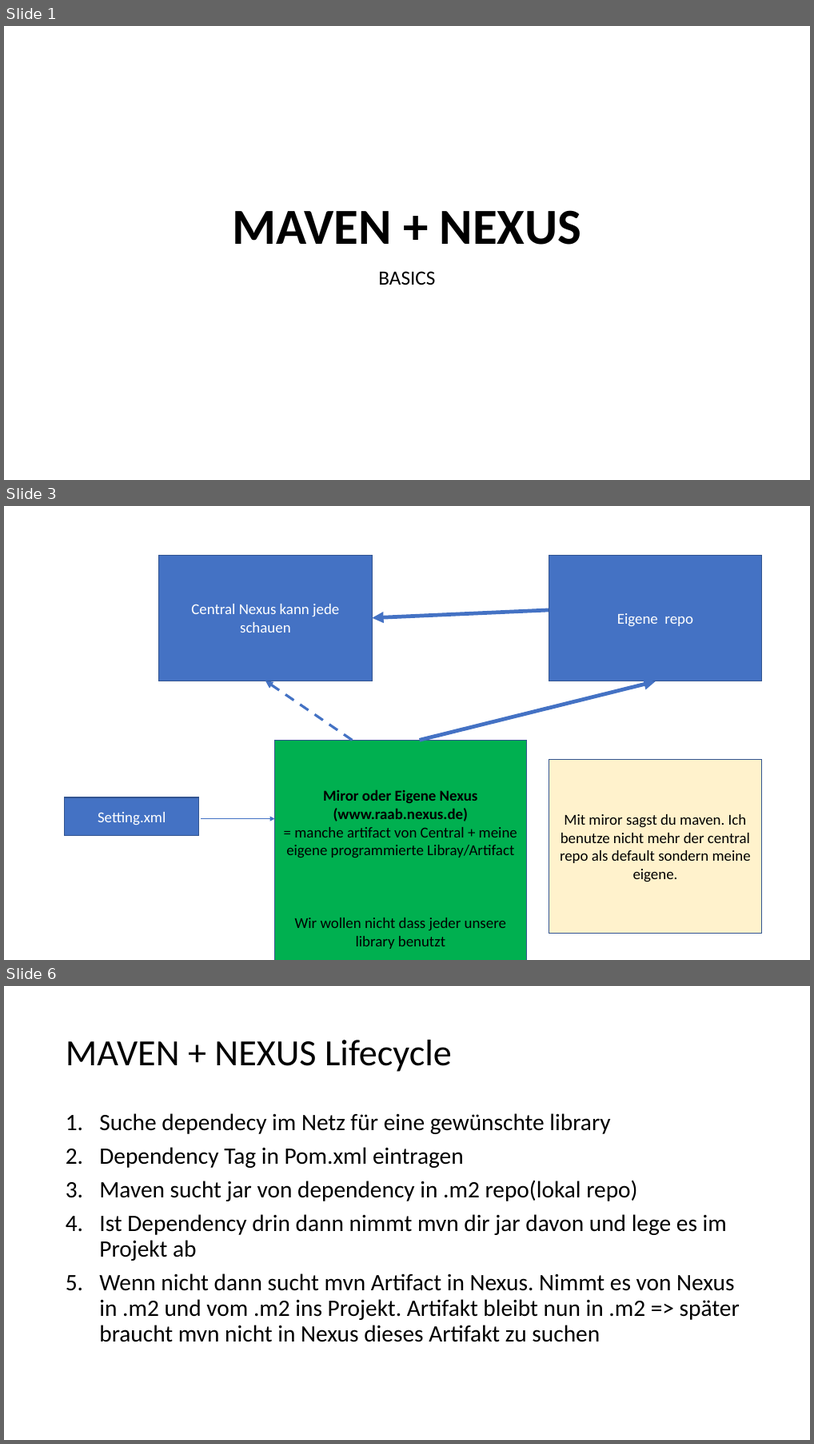
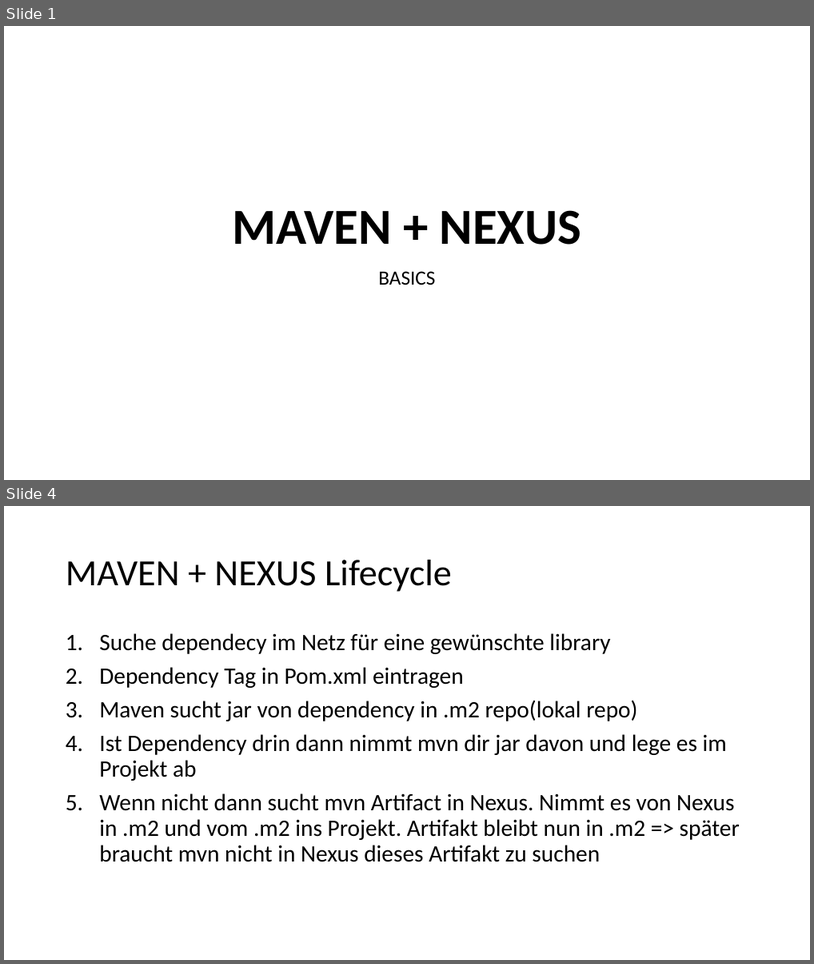
Before and after one commit to cedrica/schulung, a slide deck: MAVEN.pptx. Shown one above the other, each under a label of ours: slides 1, 3 and 6 before the commit, slides 1 and 4 after it; the slides between them are not shown. The pictures are 814x1444 and 814x964 pixels, drawn with LibreOffice and Linux fonts; fonts in the diff are those of the drawing. Boxes give left, top, right and bottom in pixels: in the first picture for what was removed or moved away, otherwise in the second. Text is boxed around its words. In the diff, an @@ line names an element or a change of style, - is before the commit and + after.

```diff
--- a/MAVEN.pptx
+++ b/MAVEN.pptx
@@ slide 3 removed at (4, 506, 810, 960), background #FFFFFF @@
@@ rectangle removed at (159, 555, 373, 681) @@
-Central Nexus kann jede schauen
@@ rectangle removed at (549, 555, 762, 681) @@
-Eigene repo
@@ arrow removed from (549, 610) to (373, 618) @@
@@ arrow removed from (353, 740) to (266, 681) @@
@@ arrow removed from (420, 740) to (655, 681) @@
@@ rectangle removed at (275, 740, 526, 960) @@
-Miror oder Eigene Nexus (www.raab.nexus.de)
-= manche artifact von Central + meine eigene programmierte Libray/Artifact
-Wir wollen nicht dass jeder unsere library benutzt
@@ rectangle removed at (549, 760, 762, 933) @@
-Mit miror sagst du maven. Ich benutze nicht mehr der central repo als default sondern meine eigene.
@@ rectangle removed at (65, 797, 198, 835) @@
-Setting.xml
@@ arrow removed from (202, 819) to (275, 819) @@
@@ what was slide 6 is now slide 4 @@
```
Also in this commit, not shown: 3 slides changed, 5 slides added, 3 other slides removed, 16 other files.
